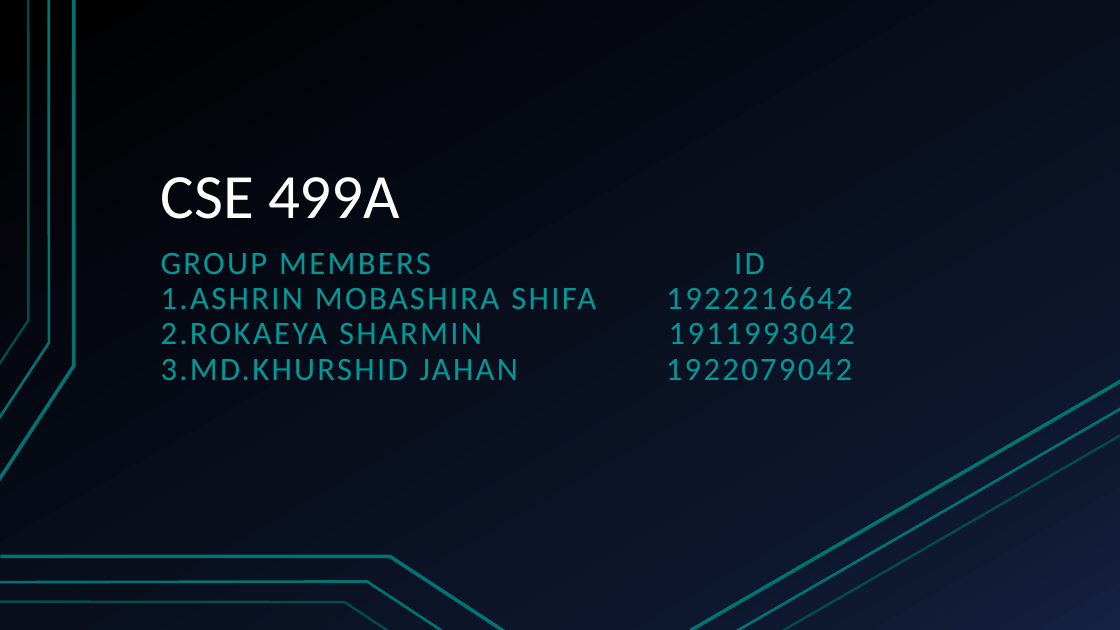
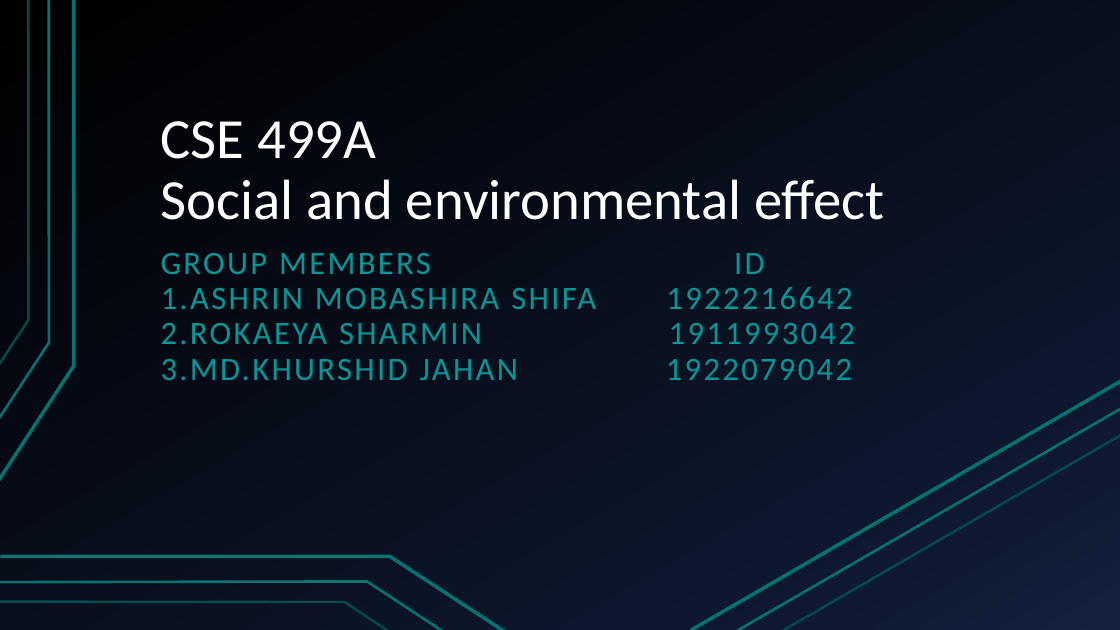
Before and after one commit to mdkhurshidjahan/CSE_499, a slide deck: slide 1 of CSE 499A.pptx. Drawn at 1120x630 pixels with LibreOffice and Linux fonts; fonts in the diff are those of the drawing. Boxes give left, top, right and bottom in pixels: in the first picture for what was removed or moved away, otherwise in the second. Text is boxed around its words. In the diff, an @@ line names an element or a change of style, - is before the commit and + after.

```diff
--- a/CSE 499A.pptx
+++ b/CSE 499A.pptx
@@ title at [161, 121, 885, 220]: text changed; size 54 to 48.6 pt @@
-CSE 499A
+CSE 499A
+Social and environmental effect
```
Also in this commit, not shown: 2 other slides changed, 2 slides added, 1 slide removed, 1 other file.
